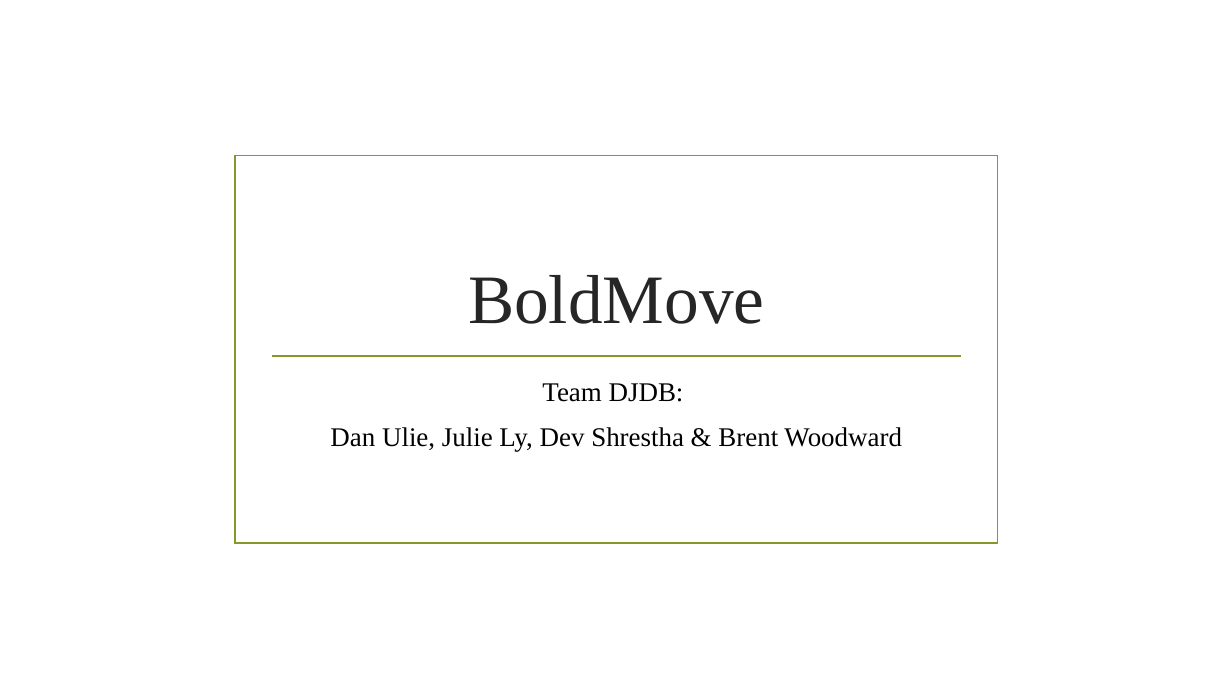
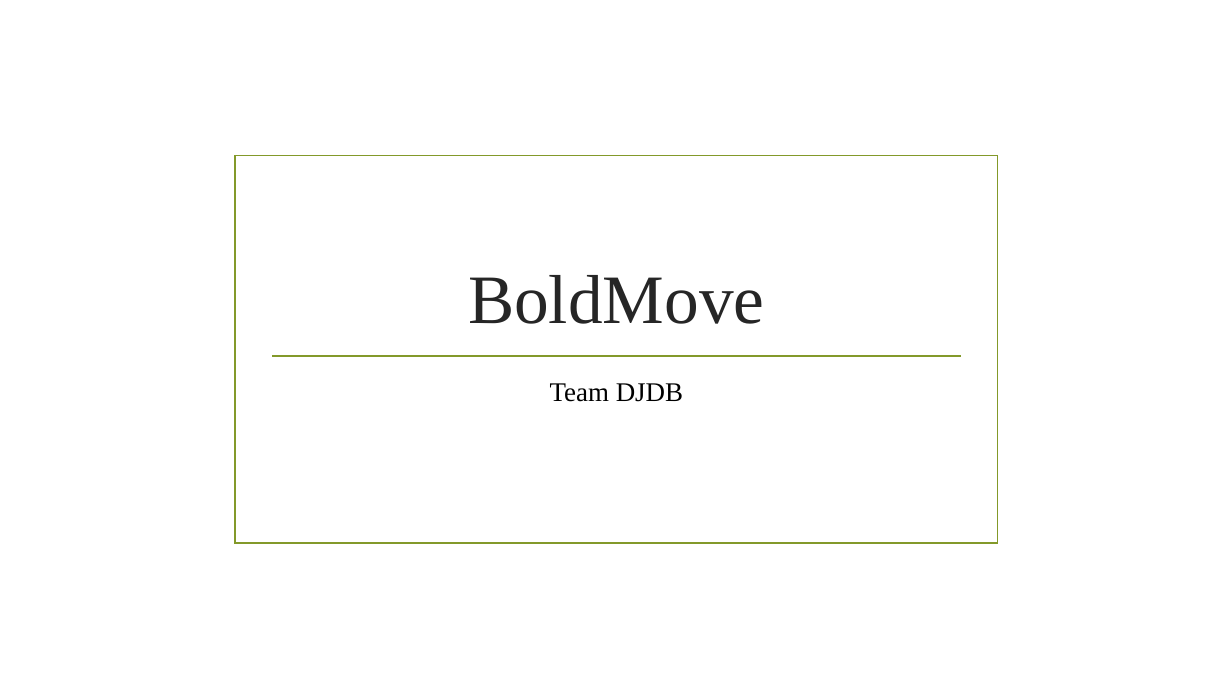
Before and after one commit to DJ-DataBase/BoldMove, a slide deck: slide 1 of PresentationBoldMove.pptx. Drawn at 1232x693 pixels with LibreOffice and Linux fonts; fonts in the diff are those of the drawing; background and template pictures are left out. Boxes give left, top, right and bottom in pixels: in the first picture for what was removed or moved away, otherwise in the second. Text is boxed around its words. In the diff, an @@ line names an element or a change of style, - is before the commit and + after.

```diff
--- a/PresentationBoldMove.pptx
+++ b/PresentationBoldMove.pptx
@@ subtitle at (x1=550, y1=383, x2=683, y2=402): text changed @@
-Team DJDB:
-Dan Ulie, Julie Ly, Dev Shrestha & Brent Woodward
+Team DJDB
```
Also in this commit, not shown: 2 other slides changed, 1 slide removed.
